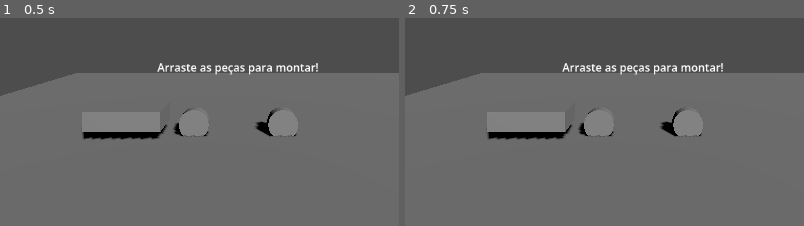
Above: before the commit, frames 1-2 (left to right).
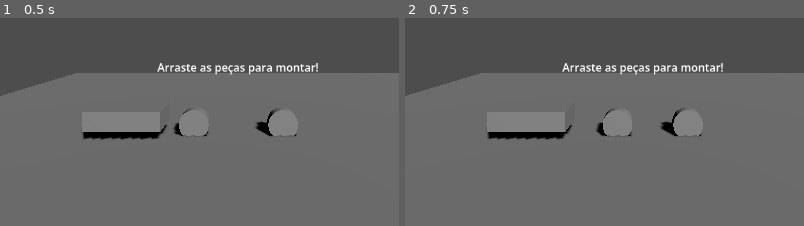
Above: after the commit, the same moments.

Repository: talesrt/Monta-Carro
Game: Godot game, scene res://scenes/main.tscn
Two runs of this game, one before a commit and one after it. Both use one fixed random seed, a clock stepped at 60 frames per second and the inputs below.
Inputs (mouse positions are % of the whole screen's width and height, from its top left):
- Up to frame 1 (0.5 s): no input
- Up to frame 2 (0.75 s): tap Enter at 0.5 s; move the mouse to (45, 68) at 0.52 s; hold Up (ui_up) from 0.53 s (still down); click (45, 68) at 0.6 s
The pictures show only the part of the screen within x 20-70%, y 45-94%; the shares and areas given below are measured in that part.

Frame 1 is identical in both runs. In frame 2, 0.3% of the frame differs, in the area x 43-57%, y 43-58%.

Commit message:
Debug: sistema drag-drop com raycast manual

Diff:
--- a/scripts/systems/draggable_part.gd
+++ b/scripts/systems/draggable_part.gd
@@ -1,7 +1,7 @@
 extends StaticBody3D
 class_name DraggablePart
 
-## Sistema de drag & drop - versão final com debug
+## Sistema de drag & drop - usando raycast manual
 
 signal placed_correctly
 signal picked_up
@@ -17,29 +17,40 @@
 
 func _ready() -> void:
 	original_position = global_position
-
-	# CONFIGURAÇÃO CRÍTICA PARA DETECTAR CLIQUE!
-	input_ray_pickable = true
-
 	print("[Part] ", part_name, " ready at ", original_position)
-	print("[Part] ", part_name, " input_ray_pickable = ", input_ray_pickable)
-
-# ESTE É O MÉTODO CORRETO PARA DETECTAR CLIQUE EM 3D!
-func _input_event(camera: Camera3D, event: InputEvent, position: Vector3, normal: Vector3, shape_idx: int) -> void:
-	print("[Part] ", part_name, " _input_event called!")
-
-	if event is InputEventMouseButton:
-		print("[Part] ", part_name, " MouseButton: button_index=", event.button_index, " pressed=", event.pressed)
-
-		if event.button_index == MOUSE_BUTTON_LEFT:
-			if event.pressed:
-				print("[Part] ", part_name, " CLICK DETECTADO - Starting drag")
-				_start_drag(camera)
-			else:
-				print("[Part] ", part_name, " RELEASE - Ending drag")
-				_end_drag()
 
 func _process(delta: float) -> void:
+	# Sempre verificar clique do mouse
+	if Input.is_action_just_pressed("ui_click"):
+		_check_click()
+
+func _check_click() -> void:
+	var mouse_pos = get_viewport().get_mouse_position()
+	var camera = get_viewport().get_camera_3d()
+
+	if not camera:
+		return
+
+	# Raycast do mouse para ver se clicou nesta peça
+	var from = camera.project_ray_origin(mouse_pos)
+	var to = from + camera.project_ray_normal(mouse_pos) * 1000
+
+	var space = get_world_3d().direct_space_state
+	var query = PhysicsRayQueryParameters3D.create(from, to)
+	query.collide_with_areas = false
+	query.collide_with_bodies = true
+
+	var result = space.intersect_ray(query)
+
+	if result and result.collider == self:
+		print("[Part] ", part_name, " CLICKED!")
+		start_drag()
+
+	elif is_dragging:
+		# Se está arrastando e clicou em outro lugar, soltar
+		end_drag()
+
+func _physics_process(delta: float) -> void:
 	if is_dragging:
 		var mouse_pos = get_viewport().get_mouse_position()
 		var camera = get_viewport().get_camera_3d()
@@ -53,23 +64,22 @@
 			if new_pos:
 				global_position = new_pos
 
-func _start_drag(camera: Camera3D) -> void:
+func _input(event: InputEvent) -> void:
+	# Soltar quando soltar o botão
+	if event is InputEventMouseButton:
+		if event.button_index == MOUSE_BUTTON_LEFT and not event.pressed and is_dragging:
+			end_drag()
+
+func start_drag() -> void:
 	if is_placed:
 		print("[Part] ", part_name, " Already placed!")
 		return
 
-	if not camera:
-		camera = get_viewport().get_camera_3d()
-
-	if not camera:
-		print("[Part] ", part_name, " ERROR: No camera found!")
-		return
-
-	print("[Part] ", part_name, " Drag STARTED")
+	print("[Part] ", part_name, " Drag started!")
 	is_dragging = true
 	picked_up.emit()
 
-func _end_drag() -> void:
+func end_drag() -> void:
 	if not is_dragging:
 		return
 
